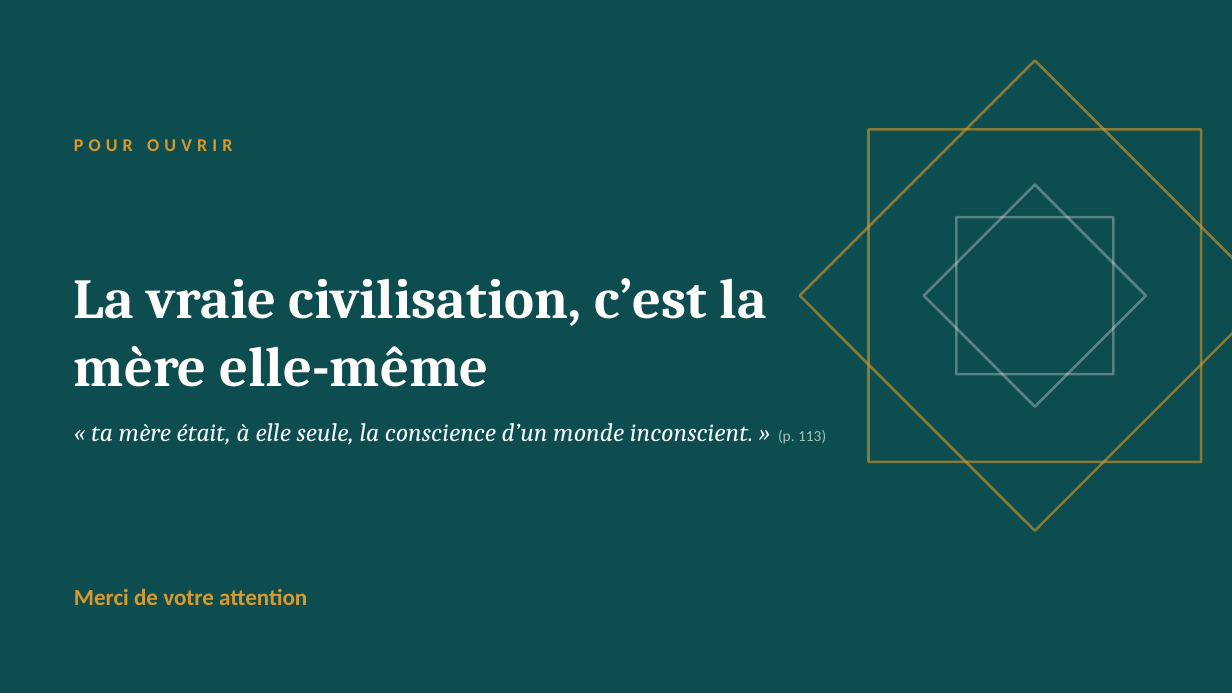
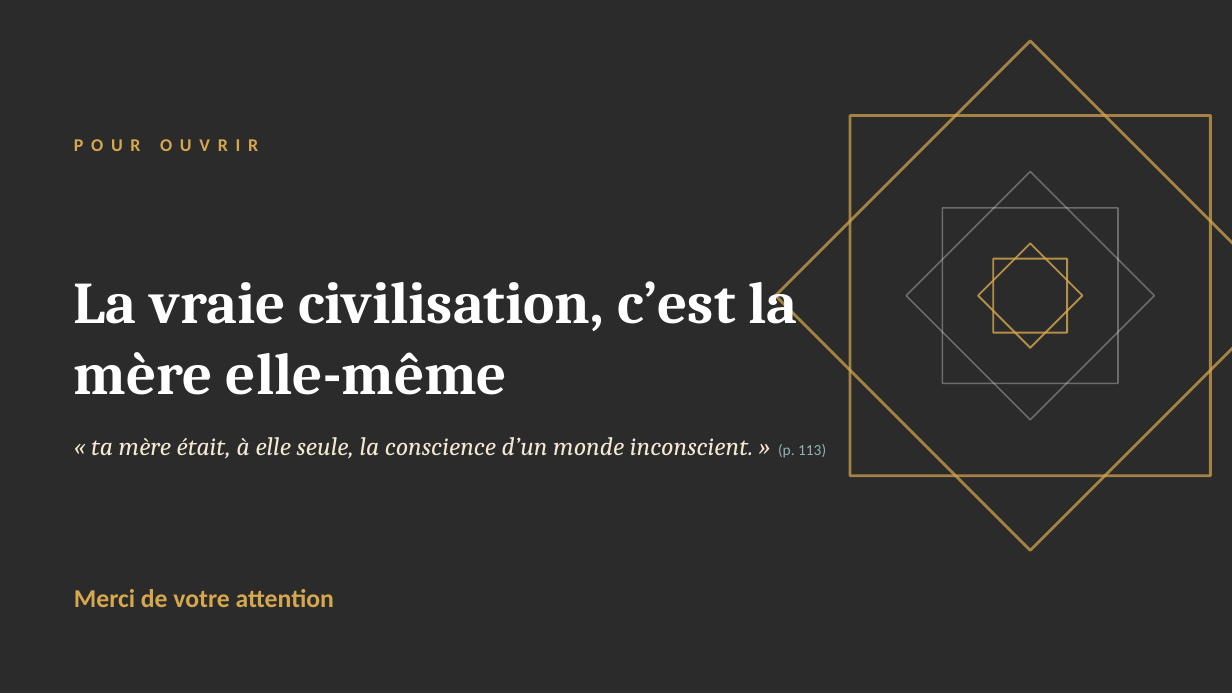
Before and after one commit to Veynoris/Francais-work, a slide deck: slide 23 of output/G4_Presentation.pptx. Drawn at 1232x693 pixels with LibreOffice and Linux fonts; fonts in the diff are those of the drawing; background and template pictures are left out; a plain dark background stands for a picture behind light text. Boxes give left, top, right and bottom in pixels: in the first picture for what was removed or moved away, otherwise in the second. Text is boxed around its words. In the diff, an @@ line names an element or a change of style, - is before the commit and + after.

```diff
--- a/output/G4_Presentation.pptx
+++ b/output/G4_Presentation.pptx
@@ background #0D4C4F to picture (left out) @@
@@ rectangle at <box>776,41,1232,551</box>: outline #D99A2B 2 pt to #D6A84E 2.25 pt @@
@@ rectangle: place and size @@
-rectangle at <box>800,60,1232,531</box>
+rectangle at <box>776,41,1232,551</box>
@@ rectangle: place and size @@
-rectangle at <box>869,129,1202,462</box>
+rectangle at <box>850,116,1211,476</box>
@@ rectangle at <box>850,116,1211,476</box>: outline #D99A2B 2 pt to #D6A84E 2.25 pt @@
@@ text "POUR OUVRIR" at <box>74,134,813,171</box>: text colour #D99A2B to #D6A84E, letter spacing 4 to 6 pt @@
@@ rectangle: place and size @@
-rectangle at <box>924,185,1146,407</box>
+rectangle at <box>906,172,1155,420</box>
@@ rectangle at <box>906,172,1155,420</box>: outline #FFFFFF 2 pt to #FFFFFF 1.25 pt @@
@@ title "La vraie civilisation, c’est la ...": place and size @@
-title "La vraie civilisation, c’est la ..." at <box>74,278,767,387</box>
+title "La vraie civilisation, c’est la ..." at <box>74,271,798,395</box>
@@ title "La vraie civilisation, c’est la ..." at <box>74,271,798,395</box>: size 44 to 46 pt @@
@@ rectangle at <box>943,208,1118,384</box>: outline #FFFFFF 2 pt to #FFFFFF 1.25 pt @@
@@ rectangle: place and size @@
-rectangle at <box>957,217,1114,374</box>
+rectangle at <box>943,208,1118,384</box>
@@ rectangle added at <box>978,243,1083,348</box>, outline #D6A84E 1.5 pt @@
@@ rectangle added at <box>994,259,1067,333</box>, outline #D6A84E 1.5 pt @@
@@ text "« ta mère était, à ...": place and size @@
-text "« ta mère était, à ..." at <box>91,423,826,445</box>
+text "« ta mère était, à ..." at <box>91,437,826,459</box>
@@ text "« ta mère était, à ..." at <box>91,437,826,459</box>: text colour #F2F6F6 to #F3E9D2 in "« ta mère était, à elle seule, ..."; text colour #9FC3C1 to #8FB3AF in "(p. 113)" @@
@@ text "Merci de votre attention" at <box>74,589,334,607</box>: size 18 to 20 pt, text colour #D99A2B to #D6A84E @@
```
Also in this commit, not shown: 22 other slides changed, 2 other files.
